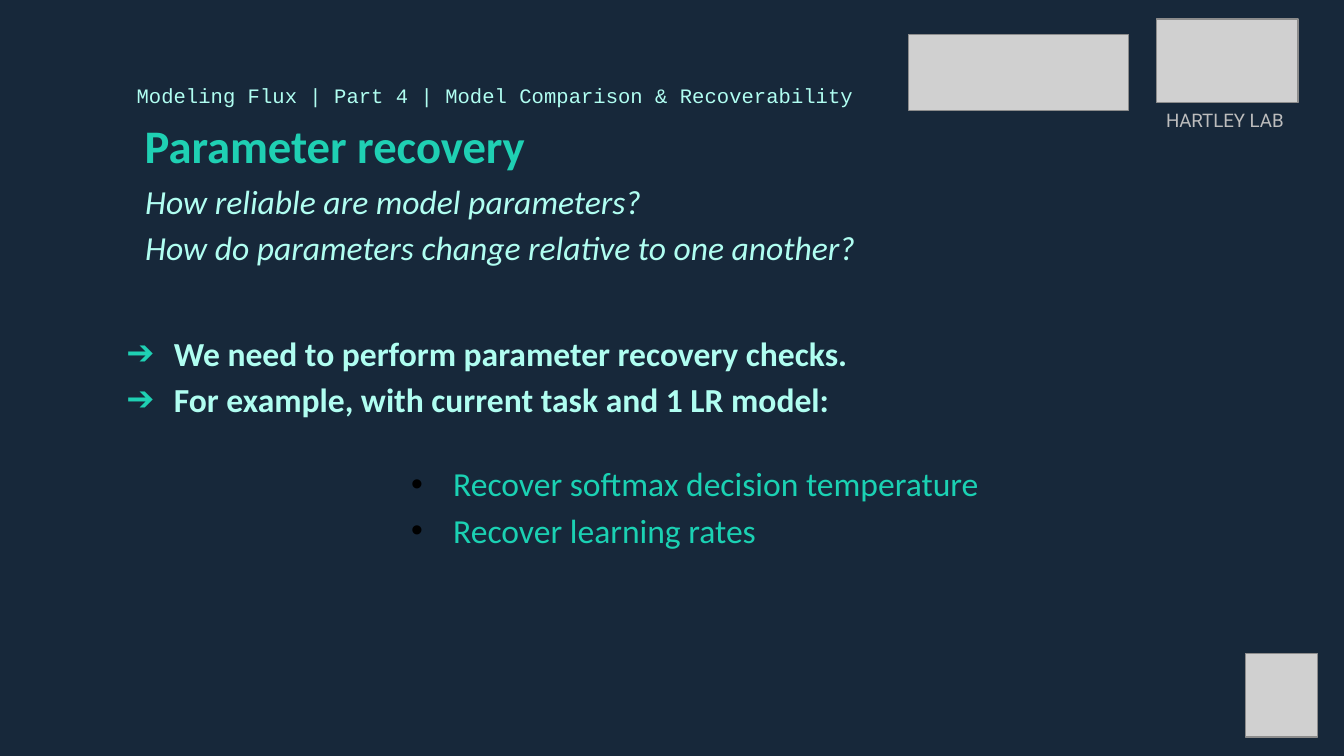
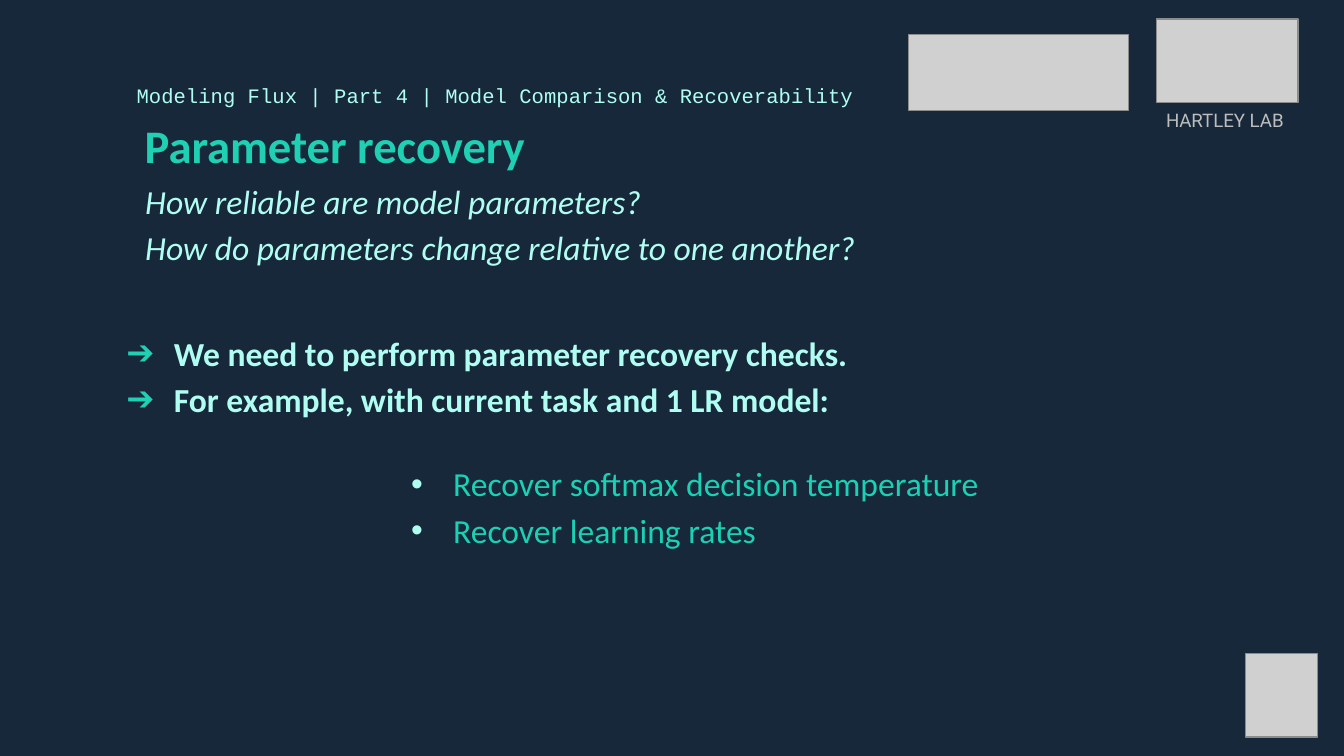
Before and after one commit to DevComPsy/2021FluxCompModellingWorkshop, a slide deck: slide 7 of SectionD/Flux_GroupD_combined.pptx (slide 4 before the commit). Drawn at 1344x756 pixels with LibreOffice and Linux fonts; fonts in the diff are those of the drawing; grey boxes stand for pictures. Boxes give left, top, right and bottom in pixels: in the first picture for what was removed or moved away, otherwise in the second. Text is boxed around its words. In the diff, an @@ line names an element or a change of style, - is before the commit and + after.

```diff
--- a/SectionD/Flux_GroupD_combined.pptx
+++ b/SectionD/Flux_GroupD_combined.pptx
@@ text "Recover softmax decision temperature" at [453, 472, 978, 549]: bullet colour #000000 to #AFFFF1 @@
```
Also in this commit, not shown: 4 other slides changed, 3 slides added, 1 other file.
